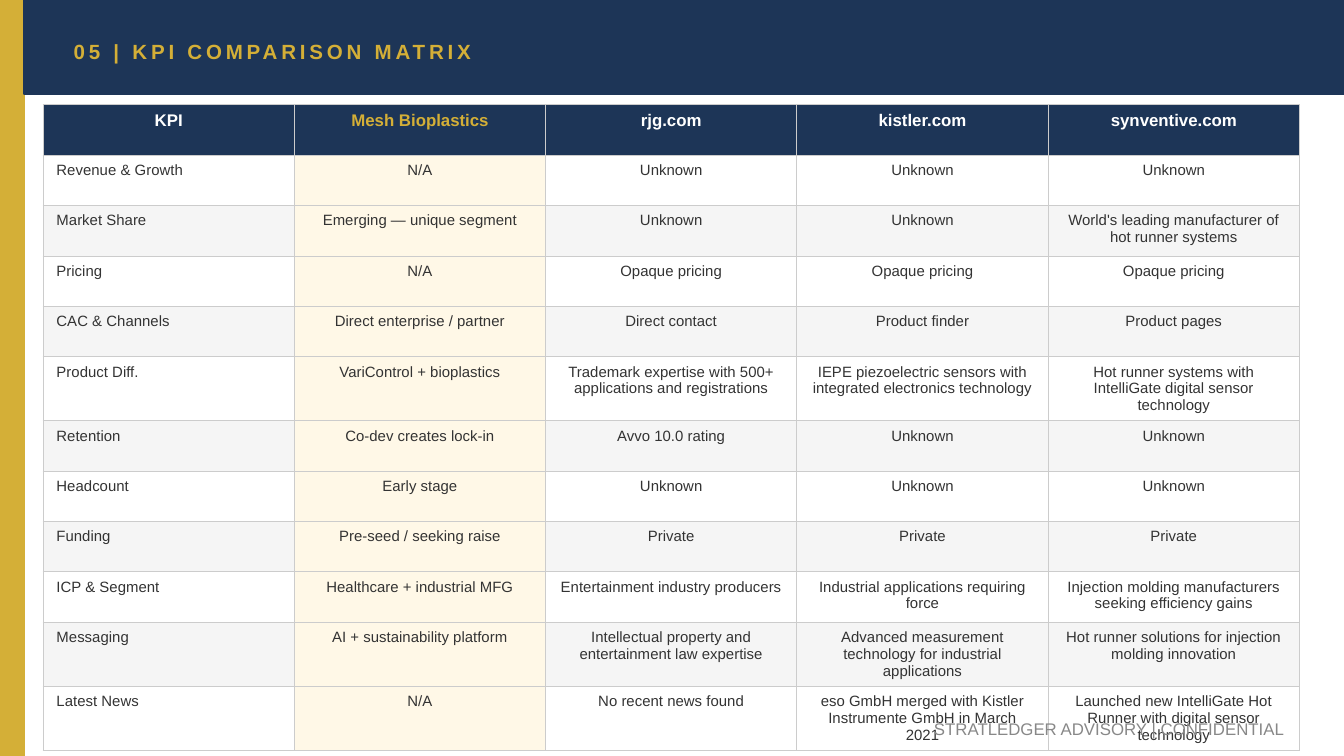
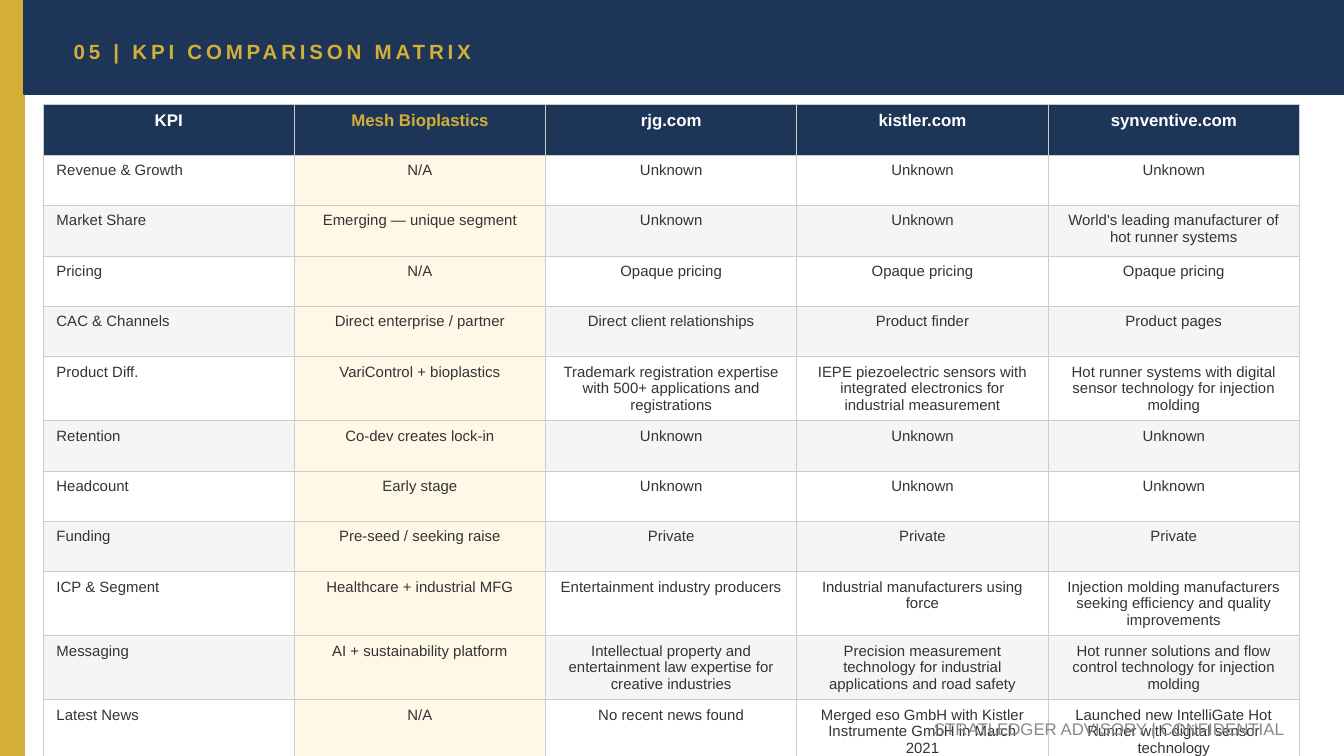
Before and after one commit to apexmakeshop-dot/droplet-commands, a slide deck: slide 9 of mesh_bioplastics_CI_Report.pptx. Drawn at 1344x756 pixels with LibreOffice and Linux fonts; fonts in the diff are those of the drawing. Boxes give left, top, right and bottom in pixels: in the first picture for what was removed or moved away, otherwise in the second. Text is boxed around its words. In the diff, an @@ line names an element or a change of style, - is before the commit and + after.

Commit message:
CI Report: Mesh Bioplastics

```diff
--- a/mesh_bioplastics_CI_Report.pptx
+++ b/mesh_bioplastics_CI_Report.pptx
@@ table at (43,105,1300,756) @@
-row 5, column 3: Direct contact
+row 5, column 3: Direct client relationships
-row 6: Product Diff. | VariControl + bioplastics | Trademark expertise with 500+ applications and registrations | IEPE piezoelectric sensors with integrated electronics technology | Hot runner systems with IntelliGate digital sensor technology
+row 6: Product Diff. | VariControl + bioplastics | Trademark registration expertise with 500+ applications and registrations | IEPE piezoelectric sensors with integrated electronics for industrial measurement | Hot runner systems with digital sensor technology for injection molding
-row 7, column 3: Avvo 10.0 rating
+row 7, column 3: Unknown
-row 10, column 4: Industrial applications requiring force
+row 10, column 4: Industrial manufacturers using force
-row 10, column 5: Injection molding manufacturers seeking efficiency gains
+row 10, column 5: Injection molding manufacturers seeking efficiency and quality improvements
-row 11: Messaging | AI + sustainability platform | Intellectual property and entertainment law expertise | Advanced measurement technology for industrial applications | Hot runner solutions for injection molding innovation
+row 11: Messaging | AI + sustainability platform | Intellectual property and entertainment law expertise for creative industries | Precision measurement technology for industrial applications and road safety | Hot runner solutions and flow control technology for injection molding
-row 12, column 4: eso GmbH merged with Kistler Instrumente GmbH in March 2021
+row 12, column 4: Merged eso GmbH with Kistler Instrumente GmbH in March 2021
```
Also in this commit, not shown: 4 other slides changed.
